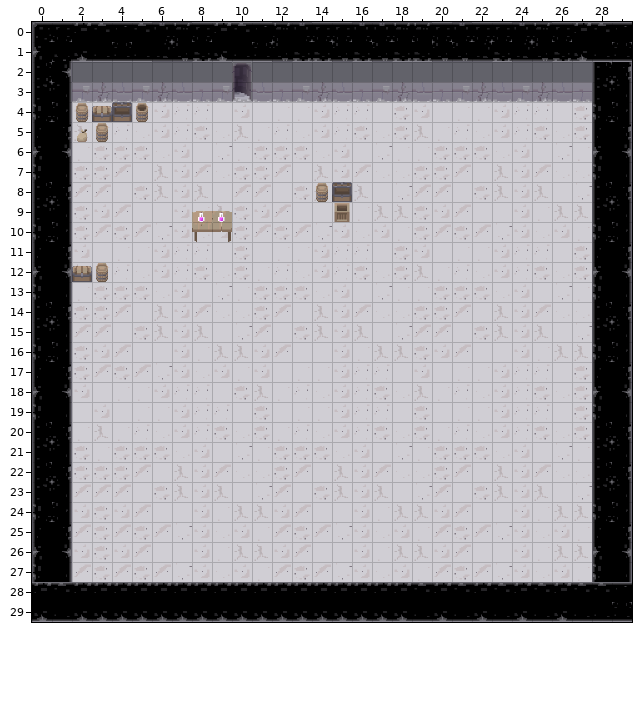
Tiled map (JSON), stored at src/map/testMap.json. Above is the file before it was changed.
Cells are 32x32 px. Shown: x 0..29, y 0..29.
The same view after the edit:
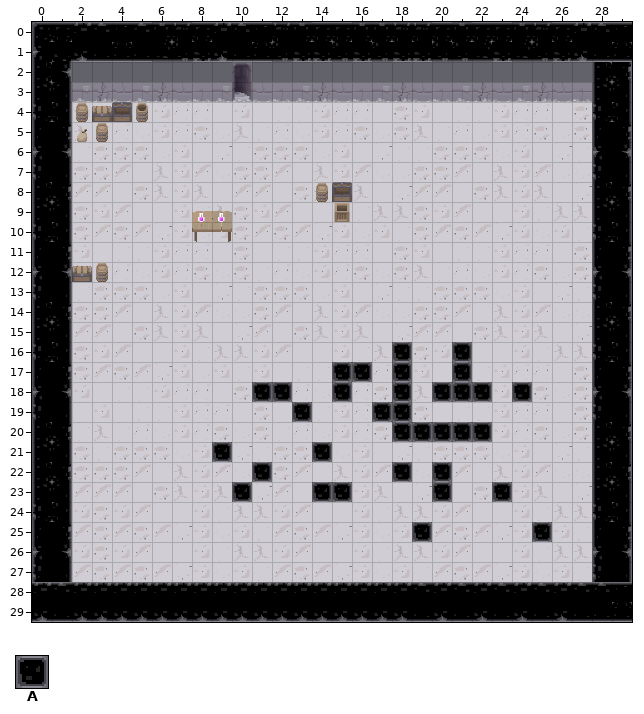
Key: from "tiles": A 194.
_ is an empty cell, . an unchanged one.
Change:
--- layer "wall"
@@ x 9..24 @@
-16 ........._.._...
-17 ......__._.._...
-18 ..__.._.._.___._
-19 ...._...__......
-20 ........._____..
-21 _...._..........
-22 .._......_._....
-23 ._...__...._.._.
+16 .........A..A...
+17 ......AA.A..A...
+18 ..AA..A..A.AAA.A
+19 ....A...AA......
+20 .........AAAAA..
+21 A....A..........
+22 ..A......A.A....
+23 .A...AA....A..A.
@@ x 19..25 @@
-25 _....._
+25 A.....A
